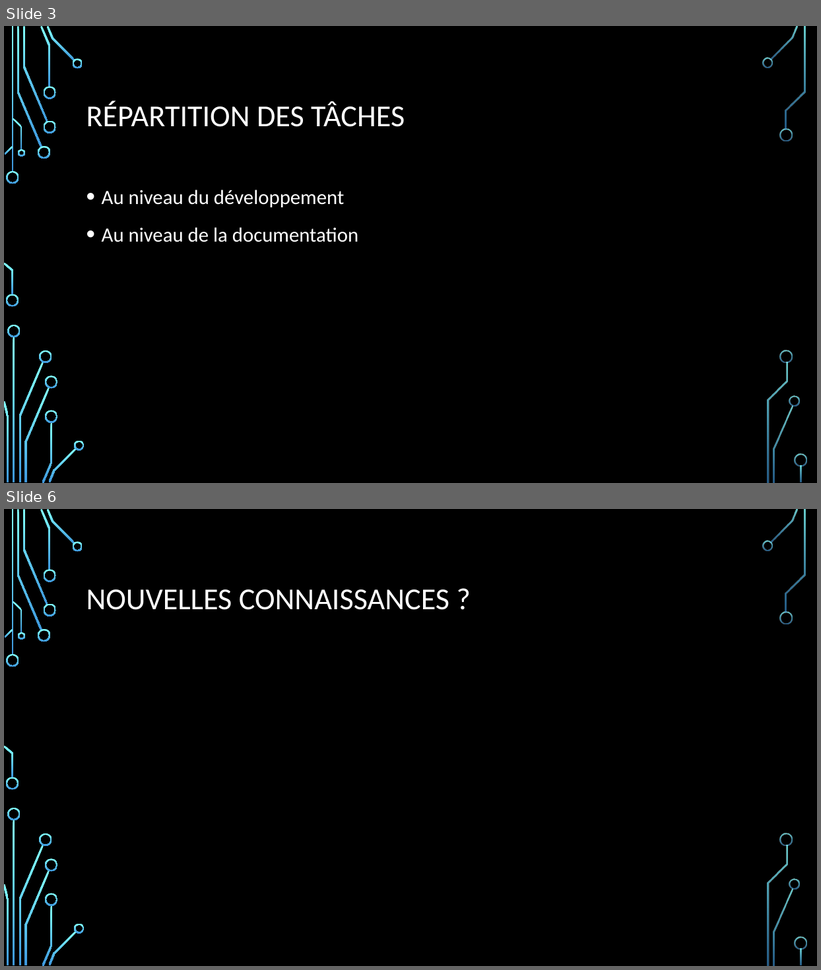
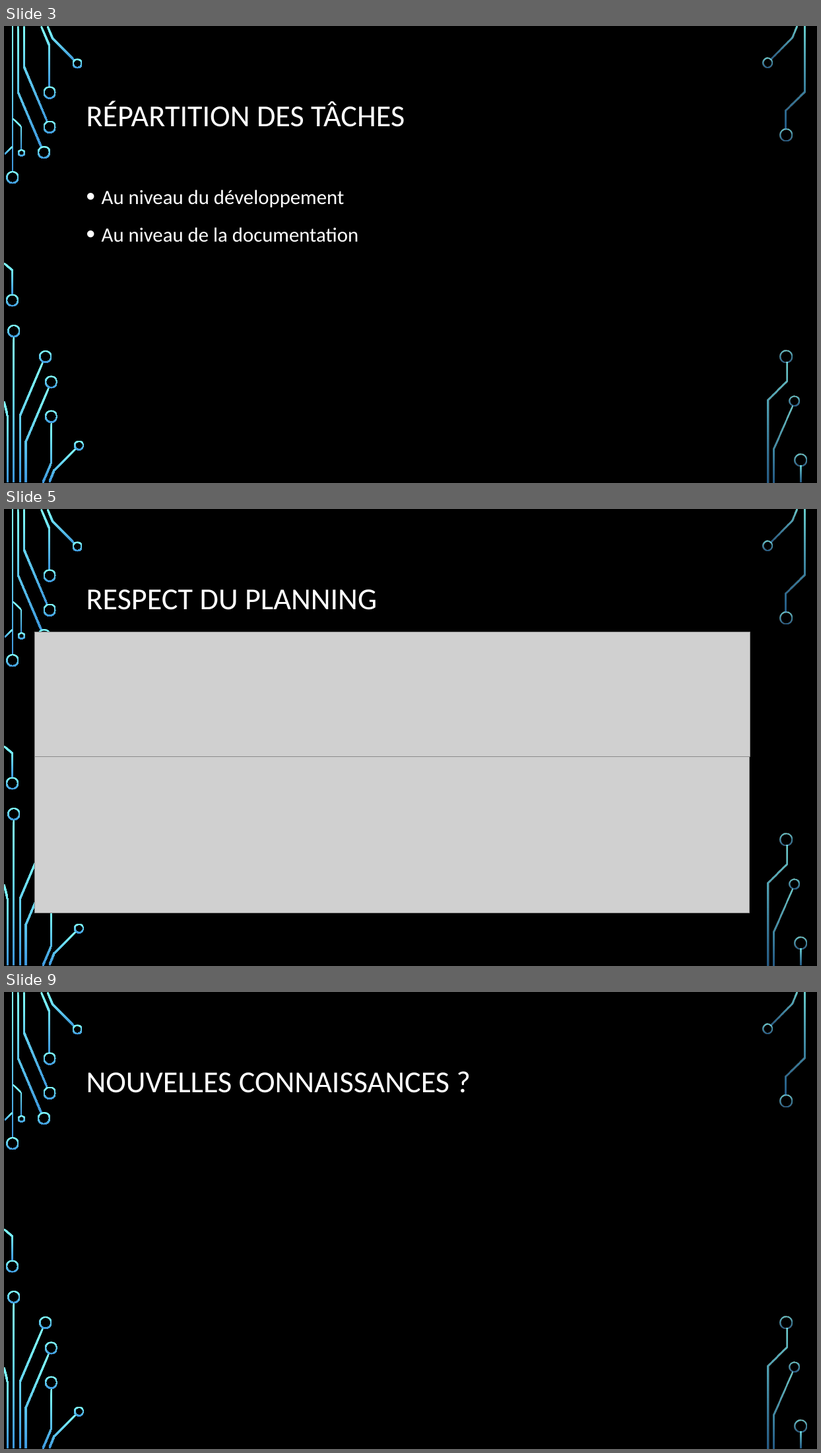
Before and after one commit to FerreiraDantas-AlipioPenedo/ProjetC--FerreiraDantas-AlipioPenedo, a slide deck: Presentation Pyramid.pptx. Shown one above the other, each under a label of ours: slides 3 and 6 before the commit, slides 3, 5 and 9 after it; the slides between them are not shown. The pictures are 821x970 and 821x1453 pixels, drawn with LibreOffice and Linux fonts; fonts in the diff are those of the drawing; grey boxes stand for pictures; background and template pictures are left out. Boxes give left, top, right and bottom in pixels: in the first picture for what was removed or moved away, otherwise in the second. Text is boxed around its words. In the diff, an @@ line names an element or a change of style, - is before the commit and + after.

```diff
--- a/Presentation Pyramid.pptx
+++ b/Presentation Pyramid.pptx
@@ slide 5 added at [4,509,817,966], background picture (left out); not listed: 33 template elements that a slide beside it also shows @@
@@ title added at [86,590,377,610], 36 pt, text #FFFFFF @@
+RESPECT DU PLANNING
@@ picture added at [34,632,750,757] @@
@@ picture added at [34,757,749,914] @@
@@ what was slide 6 is now slide 9 @@
```
Also in this commit, not shown: 2 slides changed, 2 other slides added.
